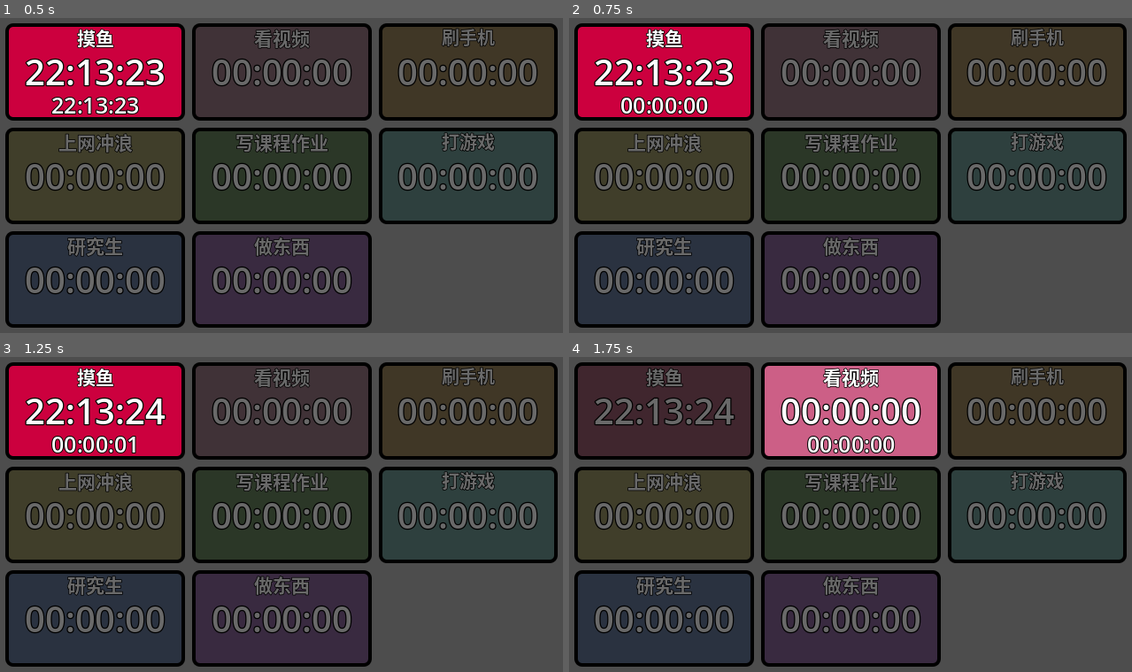
Above: before the commit, frames 1-4 (two rows, left to right).
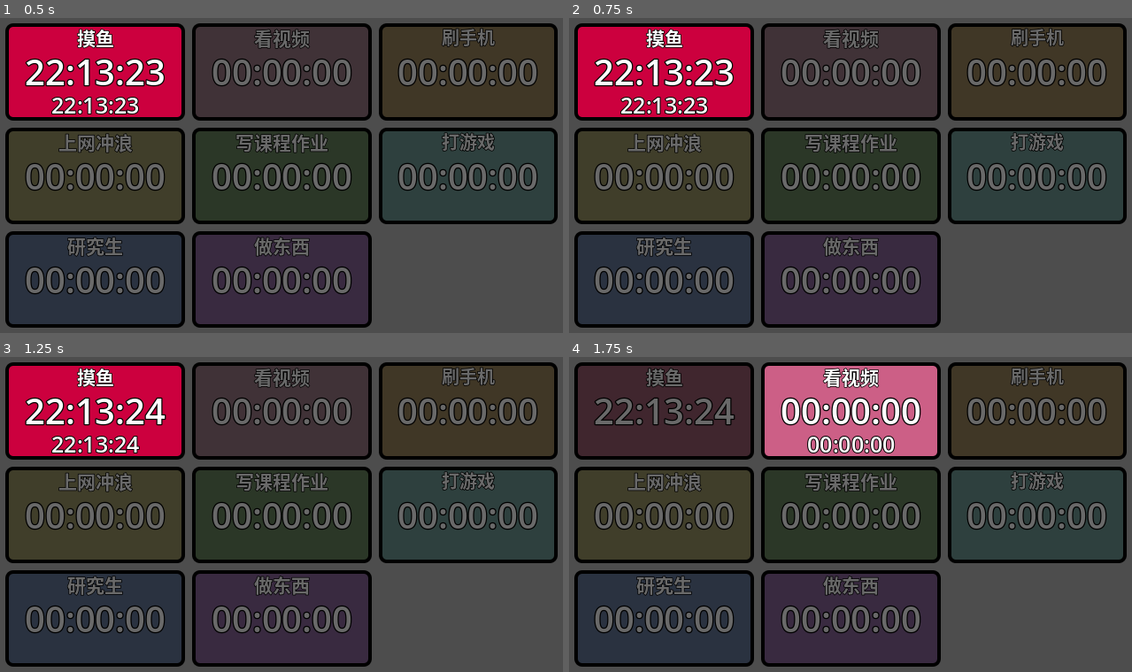
Above: after the commit, the same moments.

Repository: febilly/timer
Game: Godot game, scene res://main.tscn
The game is run twice, just before and just after one commit, with the same random seed, the same clock (stepped at 60 frames per second) and the same inputs.
Inputs (mouse positions are in pixels of both pictures, inside the frame that each line leads up to):
- Up to frame 1 (0.5 s): no input
- Up to frame 2 (0.75 s): click (664, 71) at 0.5 s
- Up to frame 3 (1.25 s): no input
- Up to frame 4 (1.75 s): click (850, 410) at 1.25 s

Frame 1 is identical in both runs. In frame 2, 0.5% of the frame differs, in the area x 9-25%, y 25-31%; in frame 3, 0.5%; in frame 4, nothing differs.

Commit message:
变化太大，主要是1. 支持从本地文件中读取时间偏移量，方便调试; 2. 在创建新记录时，同时新建一条时间戳为0的记录，用来表示从当天的开始到第一条手动记录为止应该算作什么；3. 过0点的时候，保持之前的状态

Diff:
--- a/Scripts/main.gd
+++ b/Scripts/main.gd
@@ -9,7 +9,6 @@
 var filename: String
 var record: Record  # 客户端中可能为空
 # var brief_record: BriefRecord
-var is_new_record: bool = false
 
 var previous_date: String
 
@@ -52,12 +51,12 @@
 	read_brief_record.rpc(brief_record.to_dict())
 
 # 将record存在类变量中
-func load_record():
+func load_record() -> void:
 	# 确保records文件夹存在
 	DirAccess.make_dir_absolute(Globals.get_records_folder())
 
 	# 读取或创建今天的记录
-	var date: String = Time.get_date_string_from_system()
+	var date: String = Metronome.get_date_string()
 	previous_date = date
 	filename = Globals.get_records_file_path("%s.json" % date)
 	# var time_dict: Dictionary = Time.get_time_dict_from_system()
@@ -66,11 +65,25 @@
 
 	if FileAccess.file_exists(filename):
 		record = Record.load_from(filename)
-		is_new_record = false
 	else:
-		record = Record.new()
+		var new_record = Record.new()
+
+		# 我们在t=0s创建一条记录
+		# 如果目前没有已加载的记录，说明现在是程序刚启动，我们使用默认的计时器类型
+		# 否则，使用当前激活的计时器的类型
+		var begin_timer_name: String
+		if record == null:
+			begin_timer_name = TimerTypeList.at(TimerTypeList.default_type_index).timer_name
+		else:
+			begin_timer_name = record.peek().timer_name
+
+		var new_entry: Entry = Entry.new()
+		new_entry.timestamp = 0
+		new_entry.timer_name = begin_timer_name
+		new_record.push(new_entry)
+
+		record = new_record
 		record.save_to(filename)
-		is_new_record = true
 
 
 @rpc("authority", "call_local", "reliable")
@@ -141,8 +154,8 @@
 			record.save_to(filename)
 
 		# 如果到了新的一天，重新加载
-		if previous_date != Time.get_date_string_from_system():
-			print("new day")
+		if previous_date != Metronome.get_date_string():
+			print("\nNew day: %s" % Metronome.get_date_string())
 			server_load_record()
 
 func _exit_tree() -> void:
--- a/Scripts/metronome.gd
+++ b/Scripts/metronome.gd
@@ -3,14 +3,20 @@
 signal tick(seconds: int)
 signal time_synced()
 
+const debug_time_offset_config = "time_offset.json"
+
 var seconds := get_seconds_of_the_day()
 
-var offset_sec: float = 0
+var sync_offset_sec: float = 0
+var debug_offset_sec: float = 0
 var request_start_timestamp: float = 0
 
 func _ready() -> void:
 	# multiplayer.peer_connected.connect(_on_player_connected)
 	multiplayer.connected_to_server.connect(_on_connected_ok)
+
+	if Globals.is_debugging_time_offset():
+		debug_offset_sec = get_debug_time_offset()
 
 func _process(delta: float) -> void:
 	var new_seconds = get_seconds_of_the_day()
@@ -18,19 +24,68 @@
 		seconds = new_seconds
 		tick.emit(new_seconds)
 
+		if Globals.is_debugging_time_offset():
+			debug_offset_sec = get_debug_time_offset()
+
+func get_debug_time_offset() -> float:
+	if not Globals.is_run_in_server_mode():
+		printerr("get_debug_time_offset is only supported on server")
+		return 0.0
+
+	var config_file_path = Globals.get_data_file_path(debug_time_offset_config)
+	if not FileAccess.file_exists(config_file_path):
+		printerr("File not found: %s" % config_file_path)
+		return 0.0
+
+	var file := FileAccess.open(config_file_path, FileAccess.ModeFlags.READ)
+	var file_content = file.get_as_text()
+	file.close()
+
+	var json := JSON.new()
+	var error := json.parse(file_content)
+	if error != OK:
+		printerr("Failed to parse JSON file: %s" % debug_time_offset_config)
+		return 0.0
+
+	var offset = json.data["offset"]
+	if offset == null or (offset is not float and offset is not int):
+		printerr("Failed to get offset from JSON file: %s" % debug_time_offset_config)
+		return 0.0
+
+	return offset
+
+func get_timestamp(use_offset: bool) -> float:
+	var timestamp: float = Time.get_unix_time_from_system()
+
+	if use_offset:
+		timestamp += sync_offset_sec
+
+	if Globals.is_debugging_time_offset():
+		timestamp += debug_offset_sec
+
+	return timestamp
 
 func get_seconds_of_the_day() -> int:
-	var timestamp: float = Time.get_unix_time_from_system()
+	var timestamp: float = get_timestamp(true)
 
 	var timezone_dict = Time.get_time_zone_from_system()
 	timestamp += timezone_dict["bias"] * 60
-
-	timestamp += offset_sec
 
 	var timestamp_int = int(timestamp)
 	timestamp_int %= 86400
 
 	return timestamp_int
+
+func get_date_string() -> String:
+	var timestamp := get_timestamp(true)
+
+	# 这里我们需要手动加上时区偏移
+	# 我读了源码，发现Time.get_date_string_from_unix_time不考虑时区...
+	var timezone_dict = Time.get_time_zone_from_system()
+	timestamp += timezone_dict["bias"] * 60
+
+	return Time.get_date_string_from_unix_time(timestamp)
+
 
 func _on_connected_ok() -> void:
 	if not multiplayer.is_server():
@@ -39,24 +94,24 @@
 # 客户端在本地调用此函数，向服务端请求进行同步，同时测量往返延迟，取一半作为估计的单向传播延迟
 func request_sync() -> void:
 	print("request_sync")
-	request_start_timestamp = Time.get_unix_time_from_system()
+	request_start_timestamp = get_timestamp(false)
 	handle_sync_request.rpc_id(1)
 
 # 服务端接收到客户端的同步请求后，返回当前时间戳（调用客户端的receive_sync）
 @rpc("any_peer", "call_remote", "reliable", 1)
 func handle_sync_request() -> void:
 	print("handle_sync_request - Client ID: %d" % multiplayer.get_remote_sender_id())
-	var server_timestamp = Time.get_unix_time_from_system()
+	var server_timestamp = get_timestamp(false)
 	receive_sync.rpc_id(multiplayer.get_remote_sender_id(), server_timestamp)
 
 # 服务端调用客户端的此函数，告知客户端当前时间戳
 @rpc("authority", "call_remote", "reliable", 1)
 func receive_sync(server_timestamp: float) -> void:
-	var now = Time.get_unix_time_from_system()
+	var now = get_timestamp(false)
 	var ping = now - request_start_timestamp
 	var half_trip_delay = ping / 2
 	var real_server_timestamp = server_timestamp + half_trip_delay
-	offset_sec = real_server_timestamp - now
+	sync_offset_sec = real_server_timestamp - now
 	print("receive_sync - ping: %f" % ping)
-	print("receive_sync - offset_sec: %f" % offset_sec)
+	print("receive_sync - sync_offset_sec: %f" % sync_offset_sec)
 	time_synced.emit()
